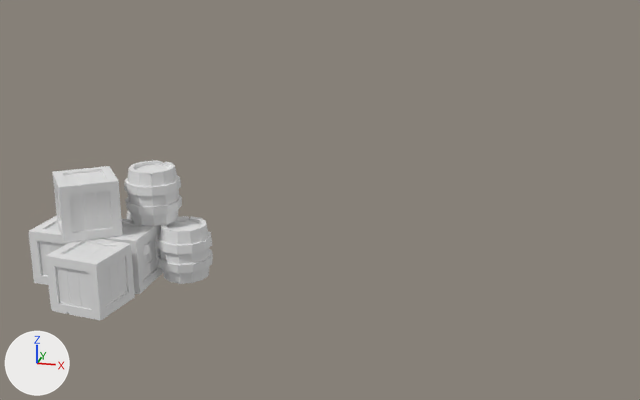
What one commit did to the Blender file dungeon_modules.blend.
The view is the same before and after, from a 50 mm lens placed at (8.49, -16.36, 7.77), pointed at (3.21, 4.61, 0.64). The axes (+X, +Y, +Z) are drawn at lower left. The lights are the same throughout. The same objects are shown in both versions, whatever each file hides.
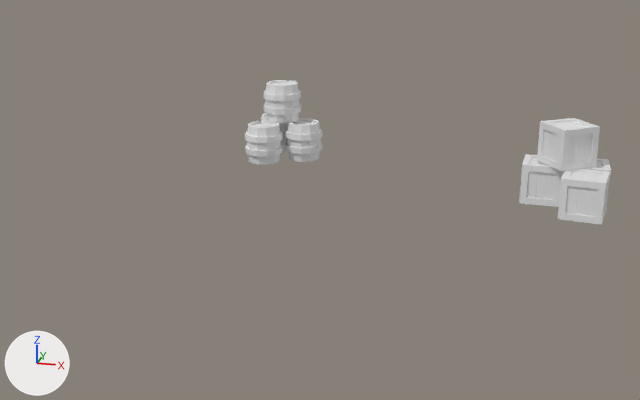
Commit message: pillar part 1

Edits to the bpy script that builds the scene:
```text
Change me_cube_001:
    where me_cube_001.from_pydata(...)  # 307 vertices, 262 faces; spans x -0.6..0.6, y -0.6..0.6, z 0.0..1.2
    used by ob_cube; location = (0.0, 0.0, 0.0)
    me_cube_001 part 1: the whole mesh is moved by (0.0, 0.0, -0.6)
Change ob_cylinder:
    ob_cylinder.location: (0.0, 0.0, 0.6) -> (0.0, 10.0, 0.6)
Change ob_cylinder_001:
    ob_cylinder_001.location: (1.15, 0.63, 0.6) -> (1.15, 10.63, 0.6)
Change ob_cylinder_002:
    ob_cylinder_002.location: (0.02, 1.33, 0.6) -> (0.02, 11.33, 0.6)
Change ob_cylinder_003:
    ob_cylinder_003.location: (0.41, 0.77, 1.8) -> (0.41, 10.77, 1.8)
Change ob_cube:
    ob_cube.location: (0.0, 0.0, 0.0) -> (10.0, 10.0, 0.0)
Change ob_cube_001:
    ob_cube_001.location: (-1.26, -0.05, 0.0) -> (8.74, 9.95, 0.0)
Change ob_cube_002:
    ob_cube_002.location: (-0.11, -1.28, 0.0) -> (9.89, 8.72, 0.0)
Change ob_cube_003:
    ob_cube_003.location: (-0.64, -0.26, 1.21) -> (9.36, 9.74, 1.21)
```

Location of each change, [x1, y1, x2, y2] in pixels of the pictures (640 x 400 px; the box of a moved part takes in the faces that stretch with it):
'Cube.002', moved: before [46, 239, 135, 320]; after [558, 169, 610, 225]
'Cube.003', moved: before [53, 166, 123, 243]; after [537, 118, 600, 171]
'Cylinder.003', moved: before [124, 161, 182, 226]; after [263, 80, 301, 123]
'Cylinder.001', moved: before [157, 216, 213, 284]; after [285, 118, 322, 162]
'Cube.001', moved: before [29, 215, 71, 285]; after [519, 154, 565, 207]
'Cube', moved: before [100, 219, 163, 294]; after [584, 159, 611, 210]
'Cylinder', moved: before [122, 222, 153, 273]; after [245, 121, 283, 164]
'Cylinder.002', moved: before [127, 211, 161, 231]; after [261, 113, 288, 154]
part 1 of me_cube_001, moved or reshaped: before [29, 166, 163, 320]; after [519, 118, 611, 225]
